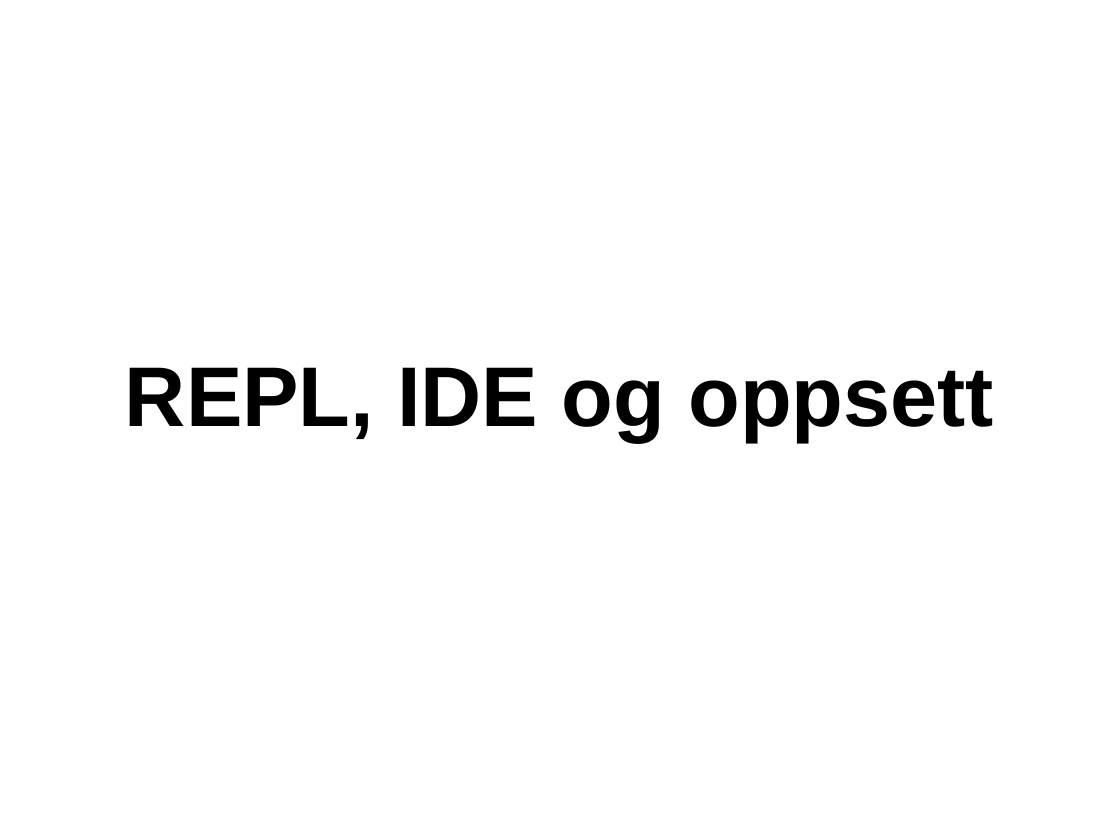
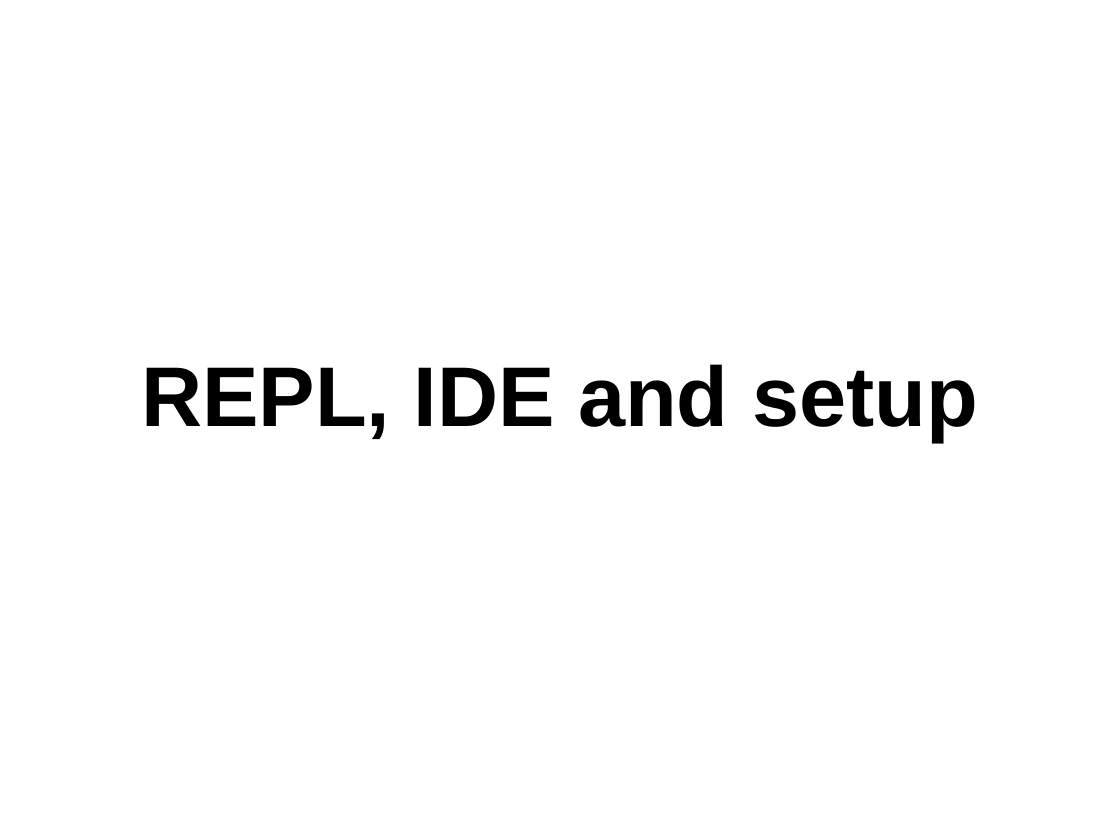
Before and after one commit to javaBin/scala-training-slides, a slide deck: slide 1 of 1.3 - tools_og_repl.odp. Drawn at 1120x840 pixels with LibreOffice and Linux fonts; fonts in the diff are those of the drawing; background and template pictures are left out. Boxes give left, top, right and bottom in pixels: in the first picture for what was removed or moved away, otherwise in the second. Text is boxed around its words. In the diff, an @@ line names an element or a change of style, - is before the commit and + after.

```diff
--- a/1.3 - tools_og_repl.odp
+++ b/1.3 - tools_og_repl.odp
@@ subtitle at (141, 364, 978, 441): text changed @@
-REPL, IDE og oppsett
+REPL, IDE and setup
```
Also in this commit, not shown: 2 other slides changed, 1 slide added, 1 slide removed.
